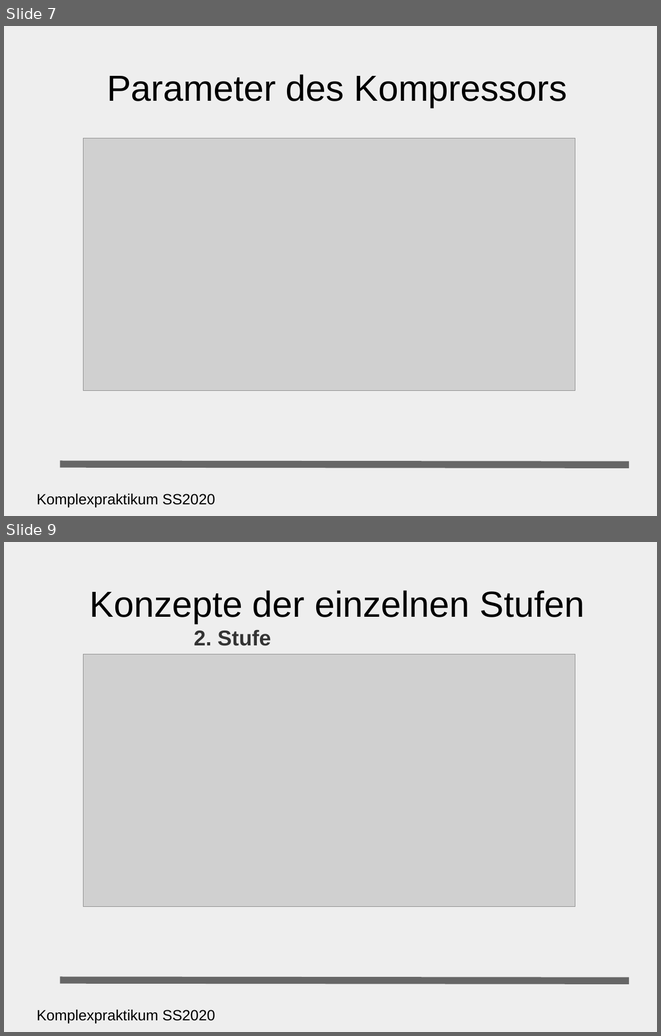
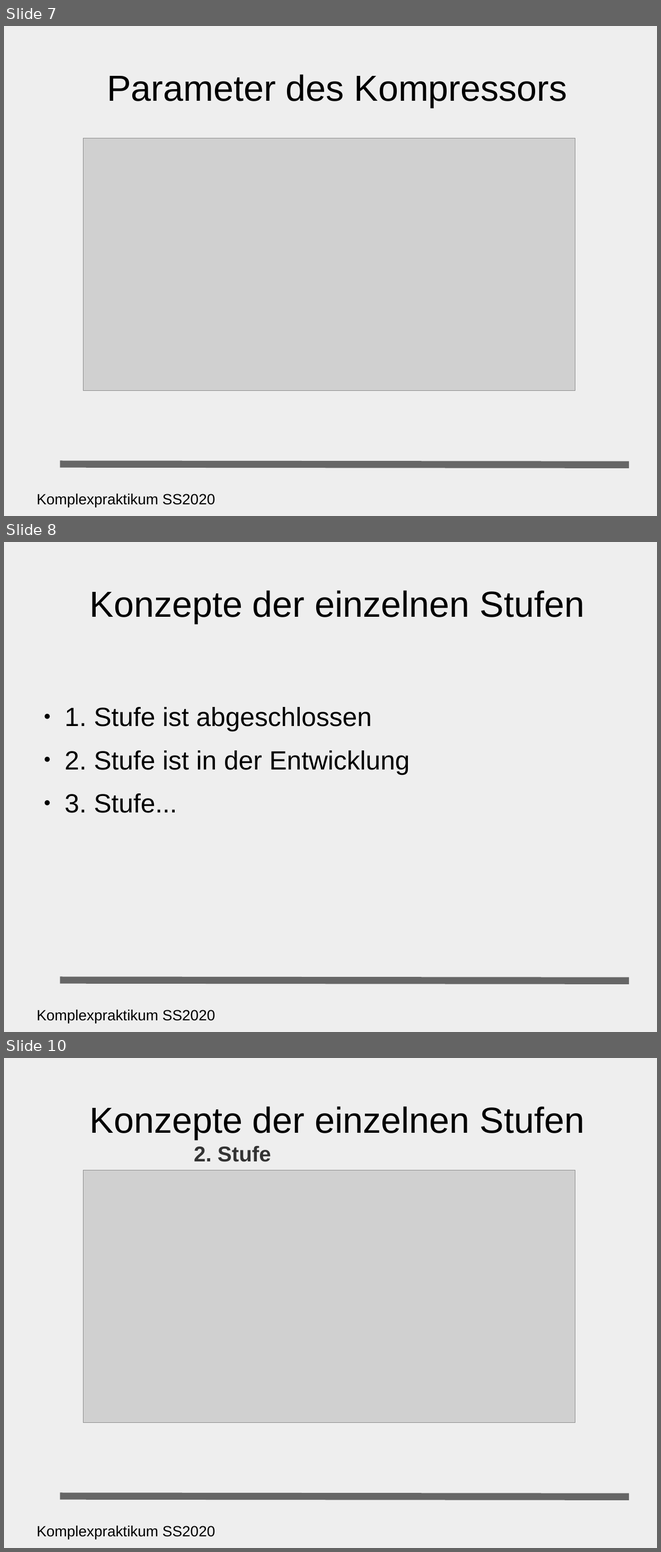
Before and after one commit to cornzz/ckpa-compressor, a slide deck: präsentation.odp. Shown one above the other, each under a label of ours: slides 7 and 9 before the commit, slides 7, 8 and 10 after it; the slides between them are not shown. The pictures are 661x1036 and 661x1552 pixels, drawn with LibreOffice and Linux fonts; fonts in the diff are those of the drawing; grey boxes stand for pictures. Boxes give left, top, right and bottom in pixels: in the first picture for what was removed or moved away, otherwise in the second. Text is boxed around its words. In the diff, an @@ line names an element or a change of style, - is before the commit and + after.

```diff
--- a/präsentation.odp
+++ b/präsentation.odp
@@ slide 8 added at <box>4,542,657,1032</box>, background #EEEEEE @@
@@ title added at <box>90,590,584,623</box>, 44 pt, text #000000 @@
+Konzepte der einzelnen Stufen
@@ text added at <box>64,707,410,813</box>, 32 pt, text #000000 @@
+● 1. Stufe ist abgeschlossen
+● 2. Stufe ist in der Entwicklung
+● 3. Stufe...
@@ line added from (60, 980) to (629, 980), #666666 8.5 pt @@
@@ text added at <box>37,1009,215,1023</box>, 18 pt, text #000000 @@
+Komplexpraktikum SS2020
@@ what was slide 9 is now slide 10 @@
```
Also in this commit, not shown: 4 slides changed, 1 other file.
